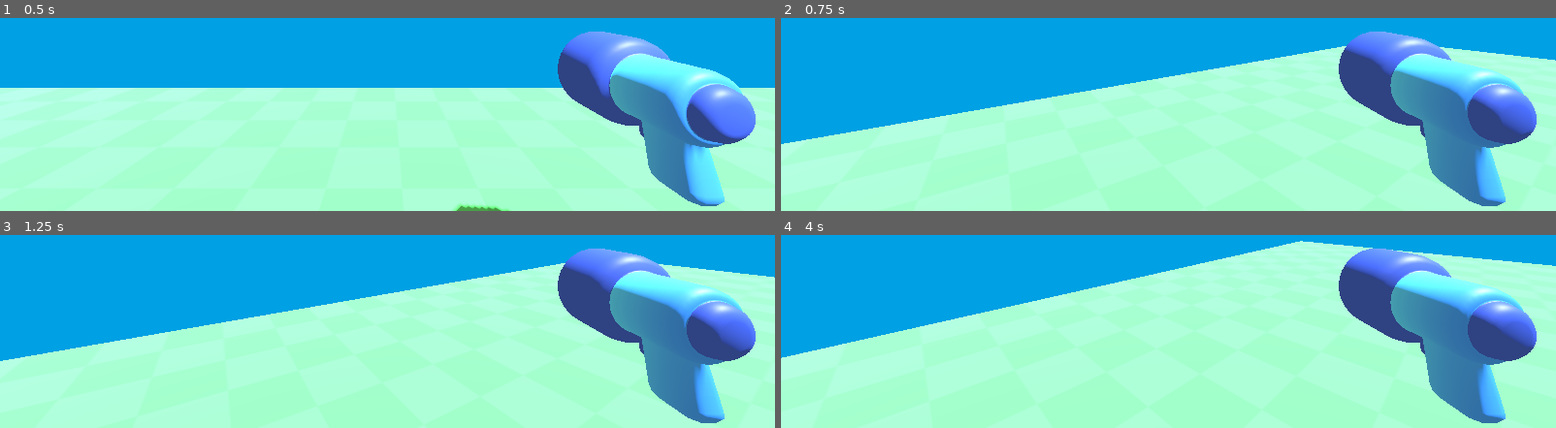
Above: before the commit, frames 1-4 (two rows, left to right).
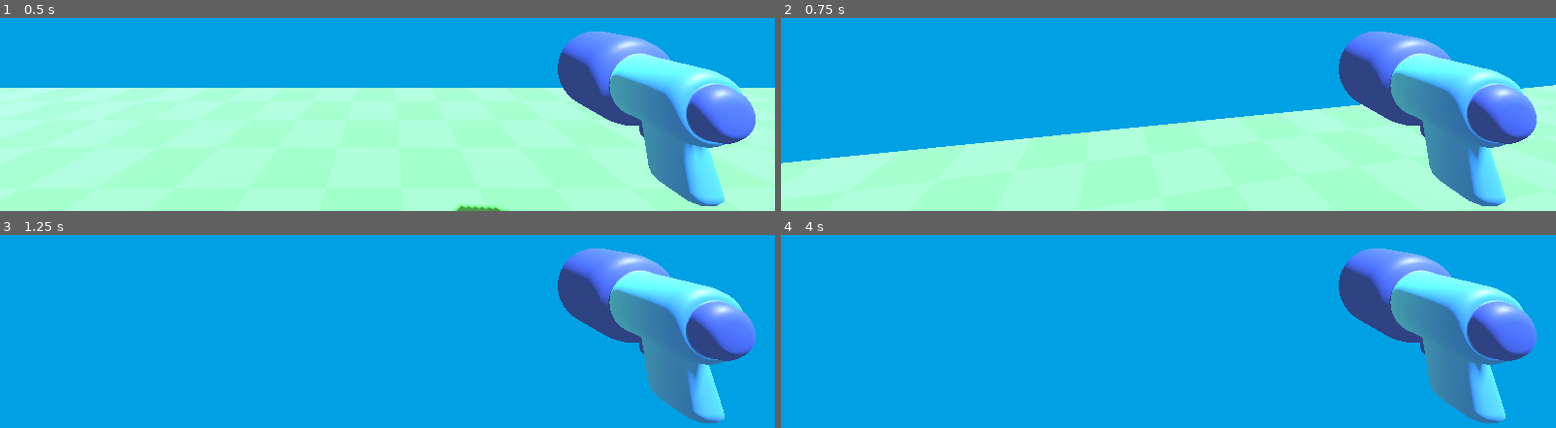
Above: after the commit, the same moments.

Repository: AndresLopez28C/Juego_3DShooter
Game: Godot game, scene res://level/temporary_level.tscn
The game is run twice, just before and just after one commit, with the same random seed, the same clock (stepped at 60 frames per second) and the same inputs.
Inputs (mouse positions are in pixels of both pictures, inside the frame that each line leads up to):
- Up to frame 1 (0.5 s): no input
- Up to frame 2 (0.75 s): tap Enter at 0.5 s; move the mouse to (outside the picture) at 0.52 s; hold W (Adelante, bound only after the commit) from 0.53 s (still down)
- Up to frame 3 (1.25 s): keep holding W (Adelante, bound only after the commit)
- Up to frame 4 (4 s): keep holding W (Adelante, bound only after the commit); move the mouse to (outside the picture) at 1.27 s; tap Space at 2, 3.5 s; move the mouse to (outside the picture) at 2.02 s; tap Enter at 2.75 s; move the mouse to (outside the picture) at 2.77 s; move the mouse to (outside the picture) at 3.52 s

Frame 1 is identical in both runs. In frame 2, 19% of the frame differs, in the area x 0-100%, y 11-97%; in frame 3, 57%; in frame 4, 66%, in the area x 0-100%, y 3-100%.

Commit message:
Ya podemos mover el personaje acordemente en 3d

Diff:
--- a/project.godot
+++ b/project.godot
@@ -15,6 +15,29 @@
 config/features=PackedStringArray("4.5", "Mobile")
 config/icon="res://icon.svg"
 
+[input]
+
+Adelante={
+"deadzone": 0.2,
+"events": [Object(InputEventKey,"resource_local_to_scene":false,"resource_name":"","device":-1,"window_id":0,"alt_pressed":false,"shift_pressed":false,"ctrl_pressed":false,"meta_pressed":false,"pressed":false,"keycode":0,"physical_keycode":87,"key_label":0,"unicode":119,"location":0,"echo":false,"script":null)
+]
+}
+Atras={
+"deadzone": 0.2,
+"events": [Object(InputEventKey,"resource_local_to_scene":false,"resource_name":"","device":-1,"window_id":0,"alt_pressed":false,"shift_pressed":false,"ctrl_pressed":false,"meta_pressed":false,"pressed":false,"keycode":0,"physical_keycode":83,"key_label":0,"unicode":115,"location":0,"echo":false,"script":null)
+]
+}
+Izquierda={
+"deadzone": 0.2,
+"events": [Object(InputEventKey,"resource_local_to_scene":false,"resource_name":"","device":-1,"window_id":0,"alt_pressed":false,"shift_pressed":false,"ctrl_pressed":false,"meta_pressed":false,"pressed":false,"keycode":0,"physical_keycode":65,"key_label":0,"unicode":97,"location":0,"echo":false,"script":null)
+]
+}
+Derecha={
+"deadzone": 0.2,
+"events": [Object(InputEventKey,"resource_local_to_scene":false,"resource_name":"","device":-1,"window_id":0,"alt_pressed":false,"shift_pressed":false,"ctrl_pressed":false,"meta_pressed":false,"pressed":false,"keycode":0,"physical_keycode":68,"key_label":0,"unicode":100,"location":0,"echo":false,"script":null)
+]
+}
+
 [rendering]
 
 renderer/rendering_method="mobile"
--- a/scripts/player.gd
+++ b/scripts/player.gd
@@ -1,12 +1,12 @@
 extends CharacterBody3D
 
-var speed = 50.0
 
 func _ready():
 	Input.set_mouse_mode(Input.MOUSE_MODE_CAPTURED)
+
 func _unhandled_input(event) -> void:
 	if event is InputEventMouseMotion:
-		rotation_degrees.y -= event.relative.x * 0.5 # movemos todooo el nodo, no solo la camara
+		rotation_degrees.y -= event.relative.x * 0.2 # movemos todooo el nodo, no solo la camara
 		## get_node("Camera3D")
 		## $Camera3D/gun_model
 		## %gun_model
@@ -14,3 +14,13 @@
 		%Camera3D.rotation_degrees.x = clamp(%Camera3D.rotation_degrees.x,-80,80)
 	elif event.is_action("ui_cancel"):
 		Input.set_mouse_mode(Input.MOUSE_MODE_VISIBLE)
+
+func _process(_delta: float) -> void:
+	const speed =5.5
+	var input_direction2d = Input.get_vector("Izquierda","Derecha","Adelante","Atras")
+	var input_direction3d = Vector3(input_direction2d.x,0.0,input_direction2d.y)
+	## velocity = input_direction3d * speed
+	var direction = transform.basis * input_direction3d
+	velocity.x= direction.x*speed
+	velocity.z= direction.z*speed
+	move_and_slide()
